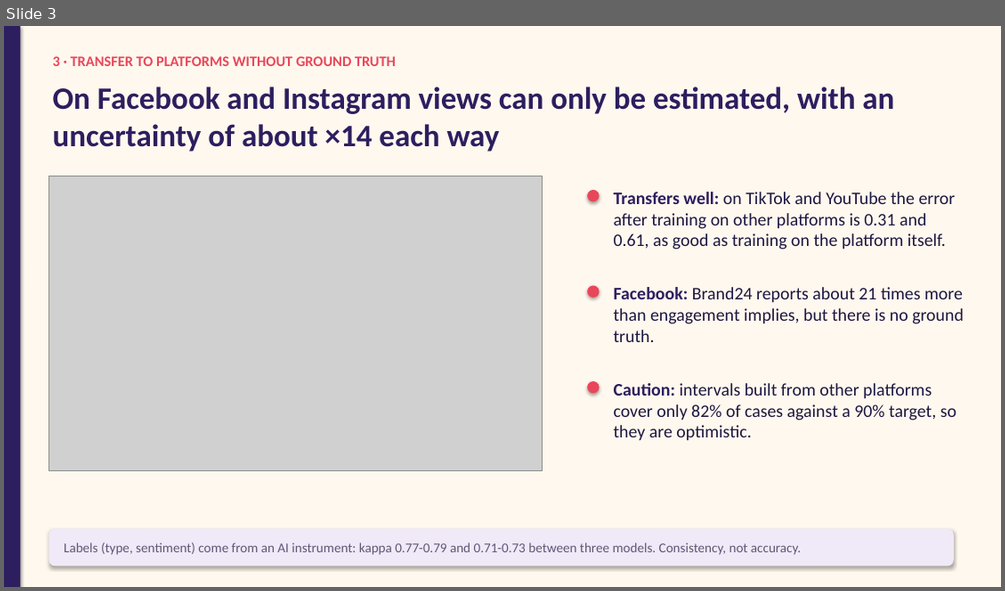
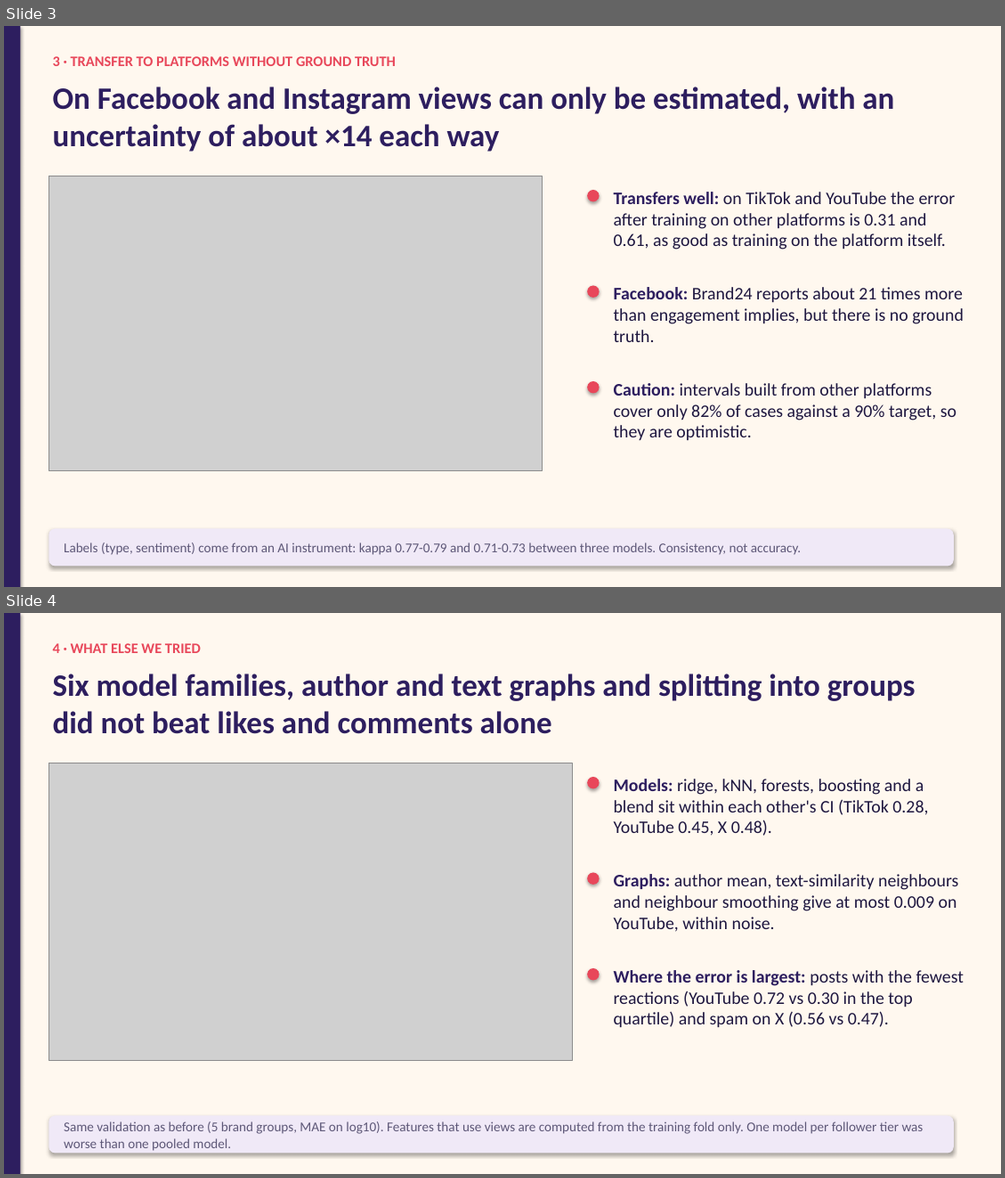
Before and after one commit to mikolaj-olesinski/Digital-Media-Analysis-PWR, a slide deck: pitchdeck/results_en.pptx. Shown one above the other, each under a label of ours: slide 3 before the commit, slides 3 and 4 after it. The pictures are 1005x591 and 1005x1178 pixels, drawn with LibreOffice and Linux fonts; fonts in the diff are those of the drawing; grey boxes stand for pictures. Boxes give left, top, right and bottom in pixels: in the first picture for what was removed or moved away, otherwise in the second. Text is boxed around its words. In the diff, an @@ line names an element or a change of style, - is before the commit and + after.

Commit message:
Add model zoo, graph features and strata notebook, label-vs-views slides and architecture slide

```diff
--- a/pitchdeck/results_en.pptx
+++ b/pitchdeck/results_en.pptx
@@ slide 4 added at (4, 613, 1001, 1174), background #FFF8EF @@
@@ rectangle added at (4, 613, 20, 1174), fill #2D1E5F @@
@@ text added at (53, 643, 201, 653), 14 pt, text #E8475A, bold @@
+4 · WHAT ELSE WE TRIED
@@ text added at (53, 674, 915, 734), 30 pt, text #2D1E5F, bold @@
+Six model families, author and text graphs and splitting into groups did not beat likes and comments alone
@@ picture added at (48, 763, 573, 1060) @@
@@ ellipse added at (587, 777, 599, 788), fill #E8475A @@
@@ text added at (614, 779, 928, 835), 17 pt, text #1E1740 @@
+Models: ridge, kNN, forests, boosting and a blend sit within each other's CI (TikTok 0.28, YouTube 0.45, X 0.48).
@@ ellipse added at (587, 873, 599, 884), fill #E8475A @@
@@ text added at (614, 874, 958, 932), 17 pt, text #1E1740 @@
+Graphs: author mean, text-similarity neighbours and neighbour smoothing give at most 0.009 on YouTube, within noise.
@@ ellipse added at (587, 968, 599, 981), fill #E8475A @@
@@ text added at (614, 970, 963, 1028), 17 pt, text #1E1740 @@
+Where the error is largest: posts with the fewest reactions (YouTube 0.72 vs 0.30 in the top quartile) and spam on X (0.56 vs 0.47).
@@ rounded rectangle added at (48, 1116, 954, 1153), fill #F0E9F7 @@
@@ text added at (64, 1121, 923, 1151), 13 pt, text #5E5878 @@
+Same validation as before (5 brand groups, MAE on log10). Features that use views are computed from the training fold only. One model per follower tier was worse than one pooled model.
```
Also in this commit, not shown: 2 other slides added, 15 other files.
